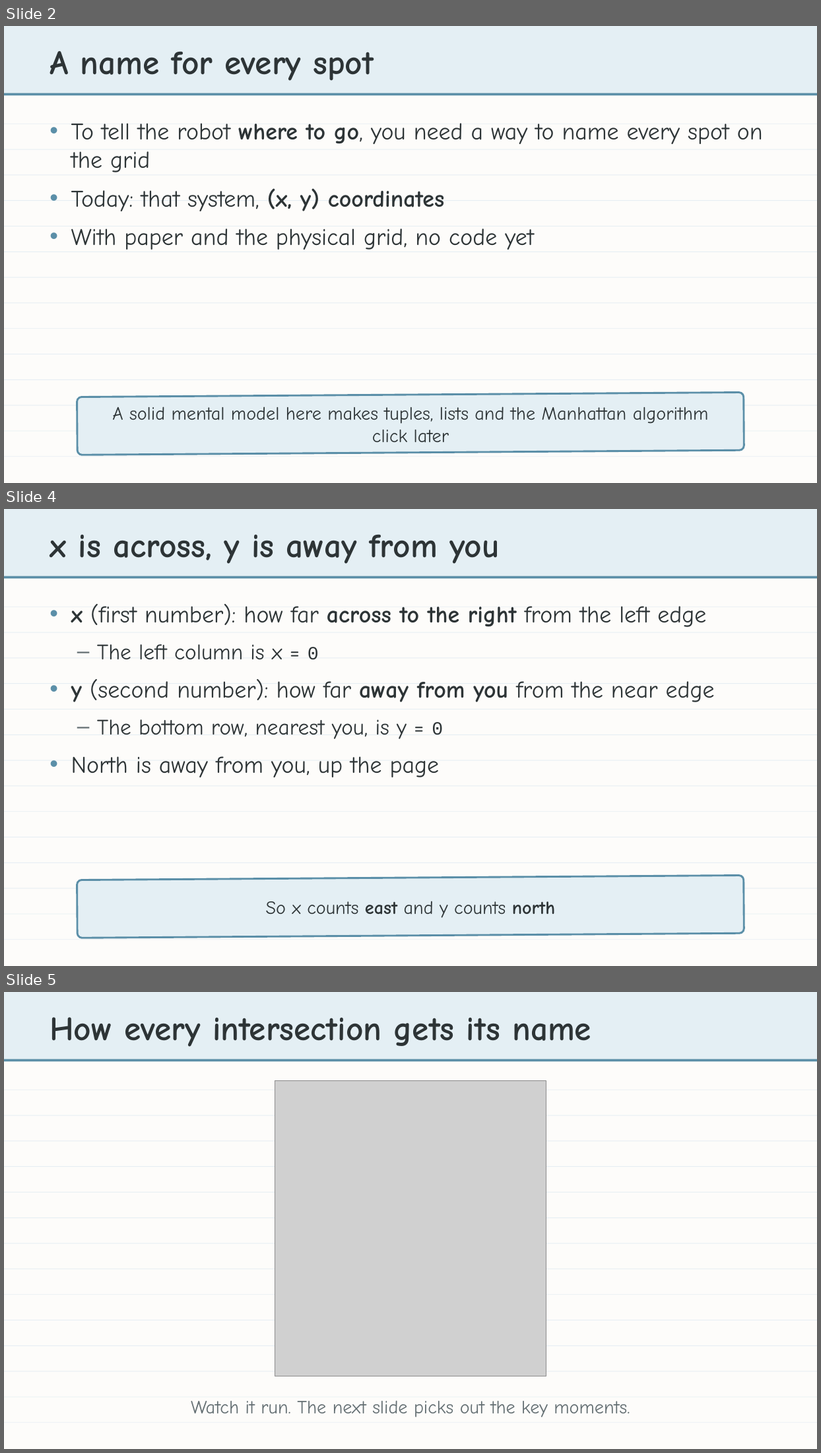
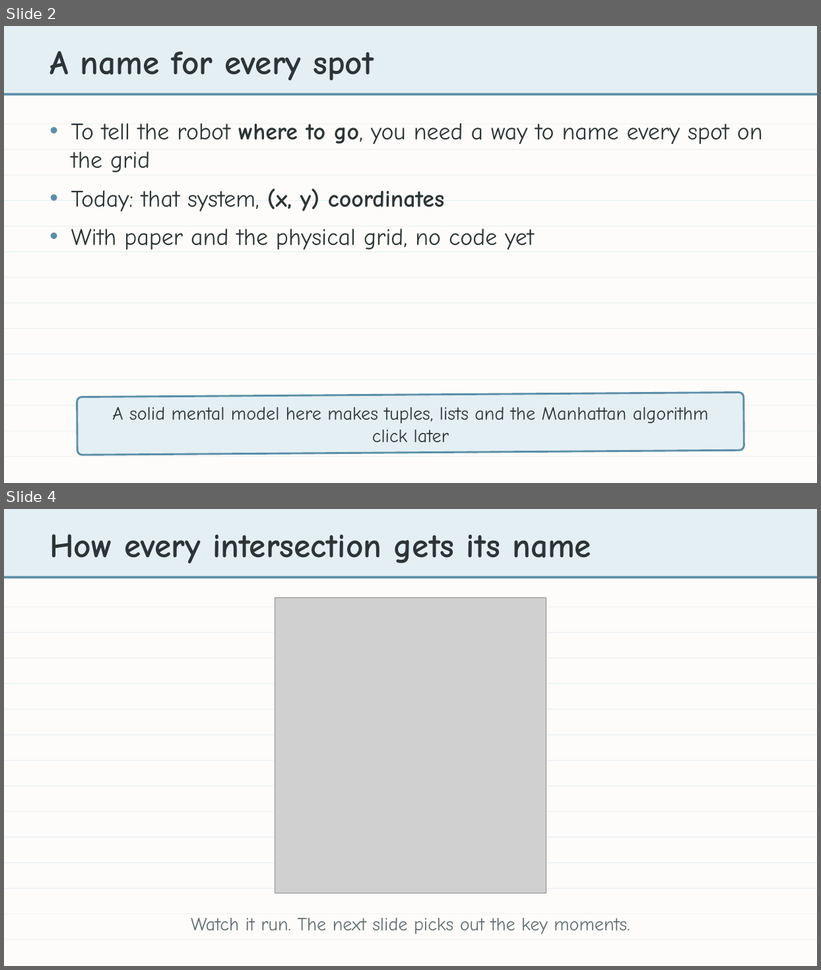
Before and after one commit to bradamiller/LearningPython, a slide deck: static/slides/module-04-manhattan/module-4-lesson-01-coordinates.pptx. Shown one above the other, each under a label of ours: slides 2, 4 and 5 before the commit, slides 2 and 4 after it; the slides between them are not shown. The pictures are 821x1453 and 821x970 pixels, drawn with LibreOffice and Linux fonts; fonts in the diff are those of the drawing; grey boxes stand for pictures. Boxes give left, top, right and bottom in pixels: in the first picture for what was removed or moved away, otherwise in the second. Text is boxed around its words. In the diff, an @@ line names an element or a change of style, - is before the commit and + after.

```diff
--- a/static/slides/module-04-manhattan/module-4-lesson-01-coordinates.pptx
+++ b/static/slides/module-04-manhattan/module-4-lesson-01-coordinates.pptx
@@ slide 4 removed at [4,509,817,966], background #FDFCFA @@
@@ rectangle removed at [4,509,817,576] @@
@@ text removed at [50,534,500,564] @@
-x is across, y is away from you
@@ rectangle removed at [4,576,817,578] @@
@@ rectangle removed at [4,607,817,607] @@
@@ text removed at [71,604,715,778] @@
-• x (first number): how far across to the right from the left edge
-– The left column is x = 0
-• y (second number): how far away from you from the near edge
-– The bottom row, nearest you, is y = 0
-• North is away from you, up the page
@@ rectangle removed at [4,632,817,633] @@
@@ rectangle removed at [4,658,817,658] @@
@@ rectangle removed at [4,683,817,684] @@
@@ rectangle removed at [4,709,817,710] @@
@@ rectangle removed at [4,735,817,735] @@
@@ rectangle removed at [4,760,817,761] @@
@@ rectangle removed at [4,786,817,787] @@
@@ rectangle removed at [4,811,817,812] @@
@@ rectangle removed at [4,837,817,838] @@
@@ rectangle removed at [4,863,817,863] @@
@@ rounded rectangle removed at [77,876,744,938] @@
@@ rectangle removed at [4,889,817,889] @@
@@ text removed at [266,901,555,918] @@
-So x counts east and y counts north
@@ rectangle removed at [4,914,817,915] @@
@@ rectangle removed at [4,940,817,940] @@
@@ what was slide 5 is now slide 4 @@
```
Also in this commit, not shown: 1 slide changed, 4 other slides removed, 5 other files.
